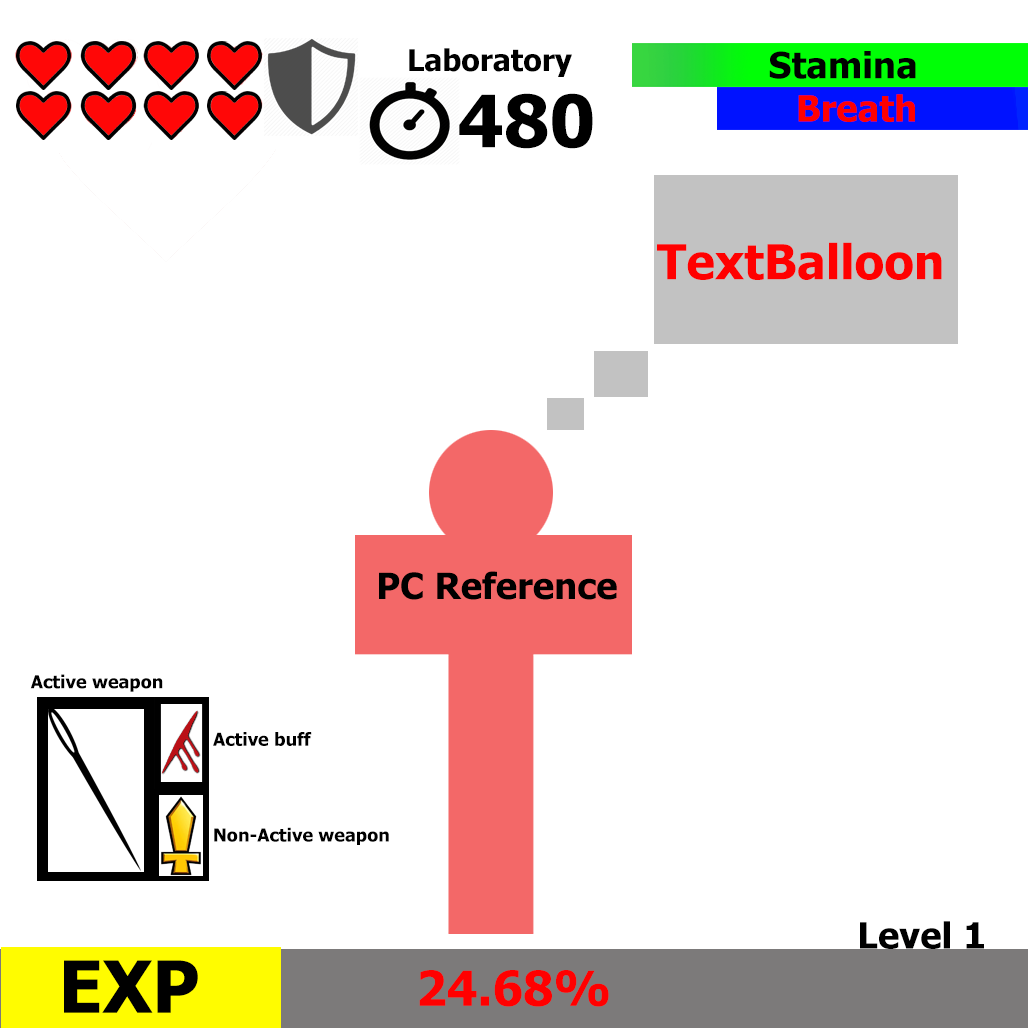
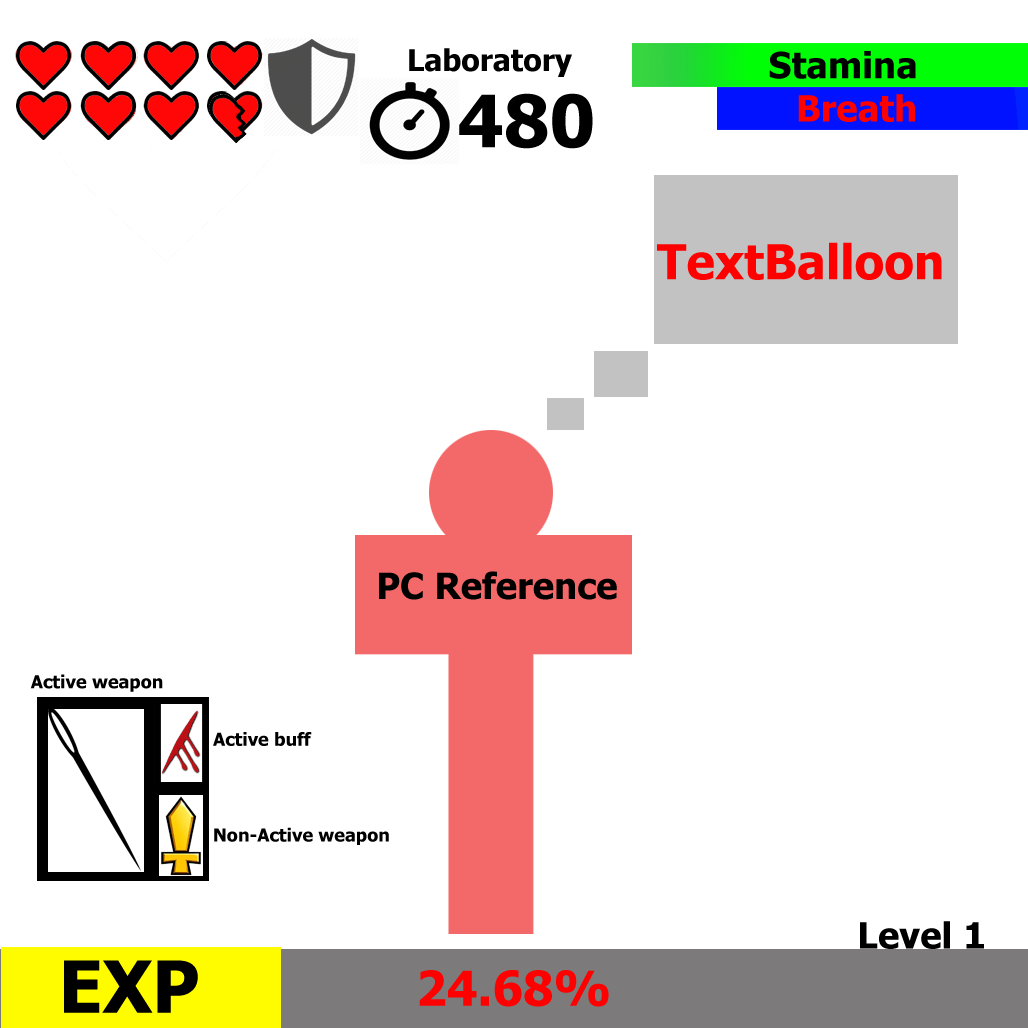
Layer changes from the first 1028 × 1028 image to the second:
renamed "Hearts" to "Layer 1", moved it above "Heart_edges", painted on it over 209, 94, 247, 144
painted on "Heart_edges" over 209, 94, 247, 144
